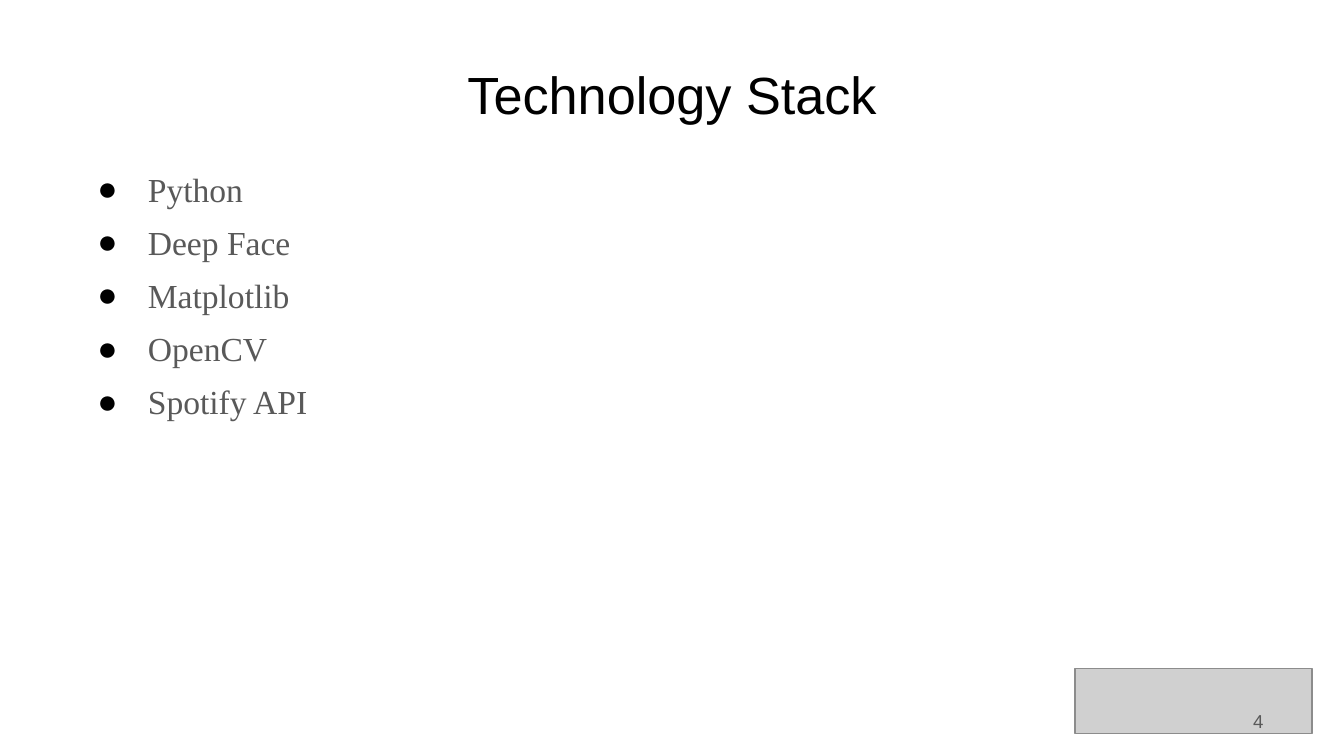
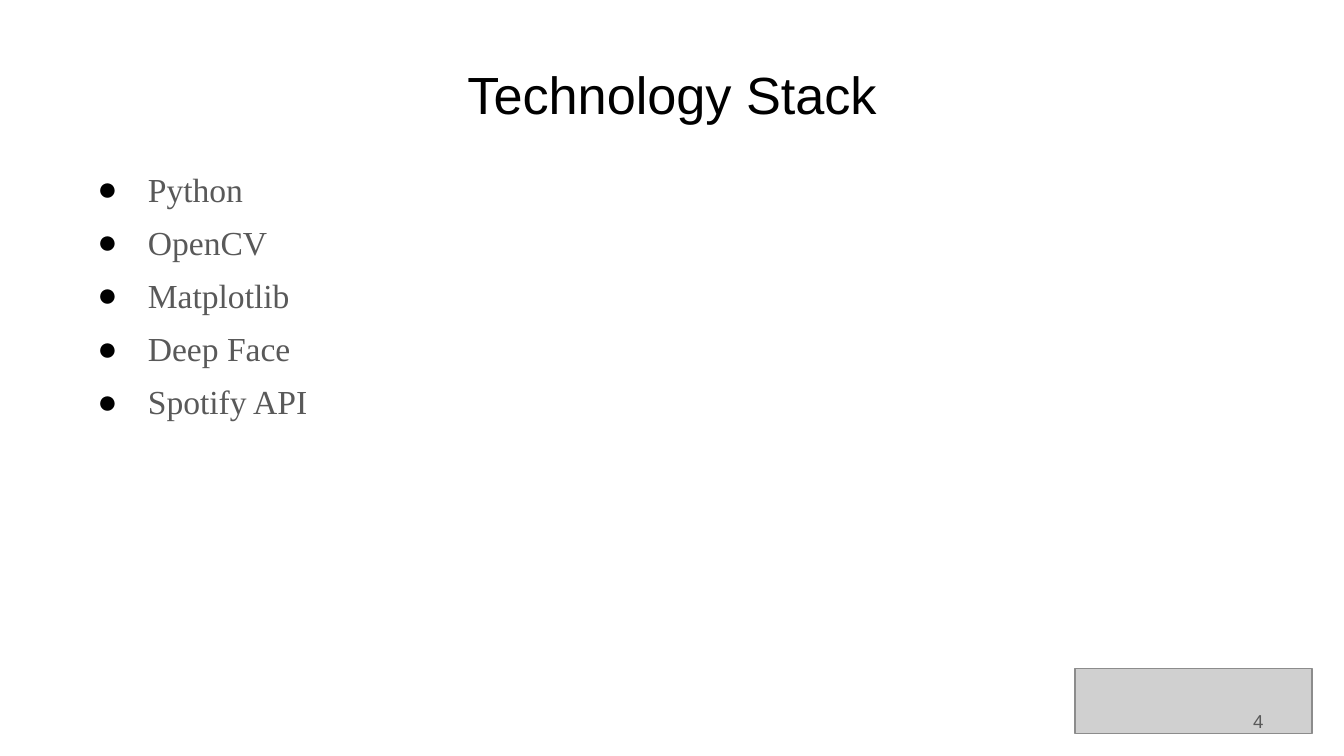
Before and after one commit to aadishh/Music-reccomandation-system, a slide deck: slide 4 of music recommendation using facial expression.pptx. Drawn at 1344x756 pixels with LibreOffice and Linux fonts; fonts in the diff are those of the drawing; grey boxes stand for pictures. Boxes give left, top, right and bottom in pixels: in the first picture for what was removed or moved away, otherwise in the second. Text is boxed around its words. In the diff, an @@ line names an element or a change of style, - is before the commit and + after.

```diff
--- a/music recommendation using facial expression.pptx
+++ b/music recommendation using facial expression.pptx
@@ text at bbox=[148, 233, 290, 315]: paragraphs added @@
+● OpenCV
+● Matplotlib
@@ text at bbox=[148, 284, 290, 368]: paragraphs removed @@
-● Matplotlib
-● OpenCV
```
Also in this commit, not shown: 1 other slide changed, 1 slide removed, 5 other files.
